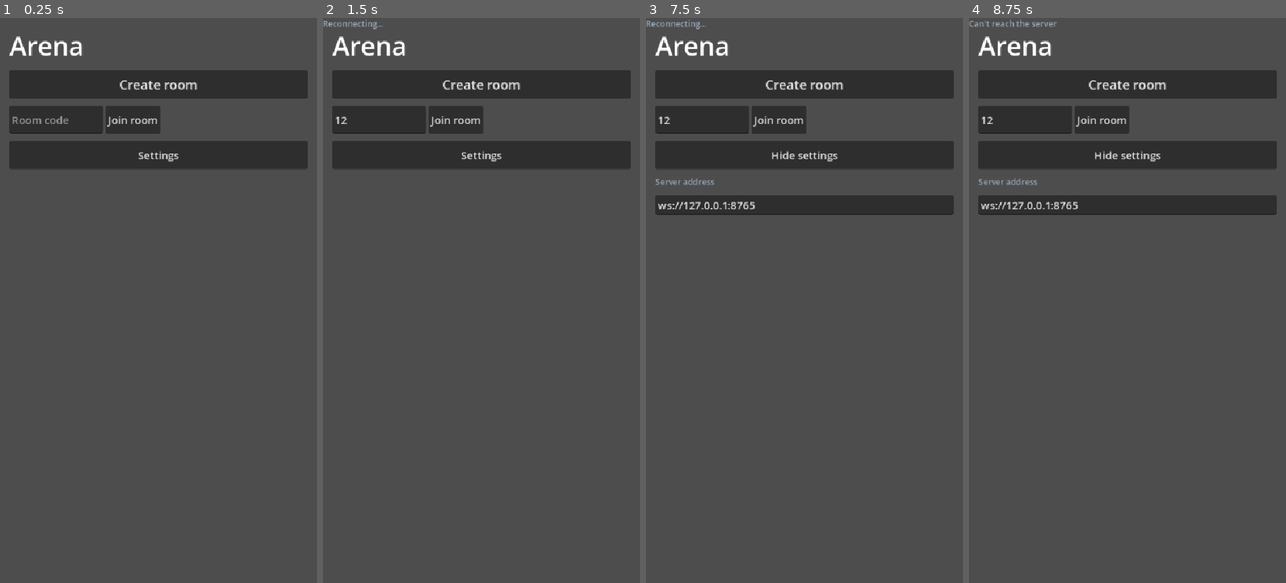
Above: before the commit, frames 1-4 (left to right).
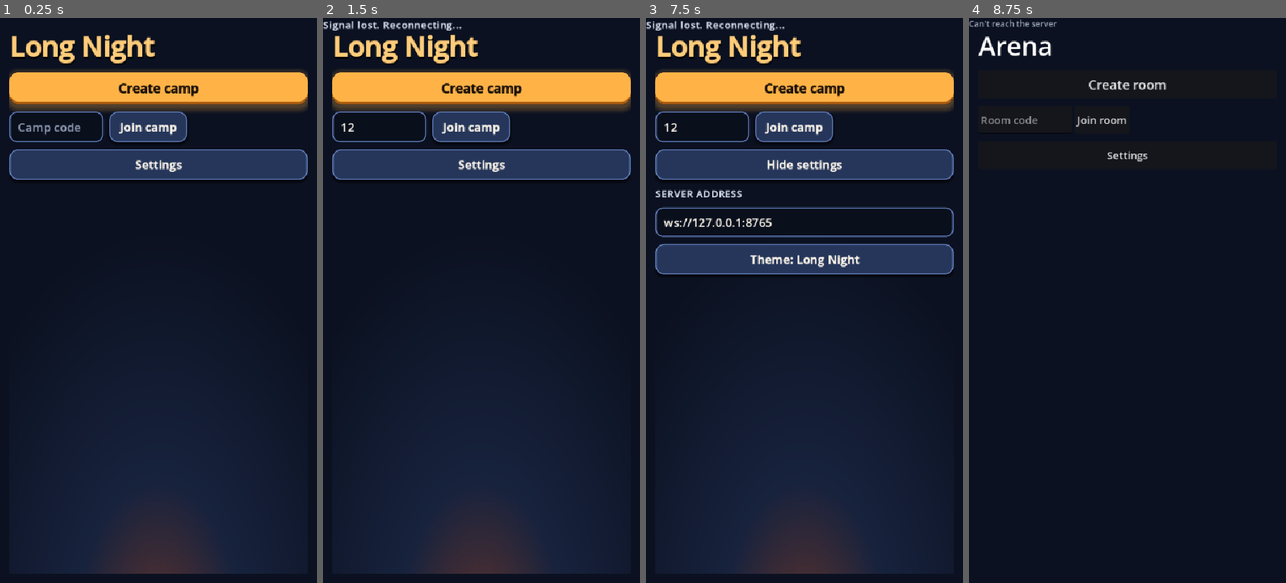
Above: after the commit, the same moments.

Repository: Corical/office-survivor
Game: Godot game, scene res://main.tscn
Two runs of this game, one before a commit and one after it. Both use one fixed random seed, a clock stepped at 60 frames per second and the inputs below.
Inputs (mouse positions are in pixels of both pictures, inside the frame that each line leads up to):
- Up to frame 1 (0.25 s): no input
- Up to frame 2 (1.5 s): click (380, 119) at 0.52 s; type "12" at 0.6 s; click (481, 85) at 1.25 s, where only the run before the commit has a clickable "Create room"
- Up to frame 3 (7.5 s): click (804, 85) at 2 s, where only the run after the commit has a clickable "Create camp"; click (804, 85) at 2.75 s, where only the run before the commit has a clickable "Create room"; click (804, 85) at 3.5 s, where only the run after the commit has a clickable "Create camp"; click (804, 85) at 4.25 s, where only the run before the commit has a clickable "Create room"; click (804, 85) at 5 s, where only the run after the commit has a clickable "Create camp"; click (779, 119) at 5.75 s, where only the run before the commit has a clickable "Join room"; click (794, 125) at 6.5 s, where only the run after the commit has a clickable "Join camp"; click "Settings" at 7.25 s
- Up to frame 4 (8.75 s): click (1127, 260) at 8 s, where only the run after the commit has a clickable "Theme: Long Night"

The runs differ from the first frame. In frame 1, 99% of the frame differs, in the area x 0-100%, y 0-100%; in frame 2, 99%; in frame 3, 99%; in frame 4, 99%.

Commit message:
🎨 feat: flash is the default theme; theme switch in settings restyles the live window
Co-Authored-By: Claude Sonnet 5.5 <noreply@anthropic.com>
Claude-Session: https://claude.ai/code/session_01CNJn7geHXacp18mafNspLv

Diff:
--- a/godot/autoload/themes.gd
+++ b/godot/autoload/themes.gd
@@ -22,5 +22,9 @@
 	return true
 
 
+func ids() -> Array:
+	return ThemeRegistry.ids()
+
+
 func icon(id: String) -> Texture2D:
 	return current.icons.get(id) if current else null
--- a/godot/main.gd
+++ b/godot/main.gd
@@ -24,8 +24,16 @@
 	add_child(_slot)
 	add_child(Overlay.new())
 	Feed.status_changed.connect(_route)
+	Themes.theme_changed.connect(_on_theme)
 	_route(Feed.status())
 	Intents.resume()                         # a stored seat resumes on launch
+
+
+## A new theme: restyle the whole window and rebuild the current screen in the new words.
+func _on_theme(_id: String) -> void:
+	theme = Themes.current.godot_theme
+	current_name = ""
+	_route(Feed.status())
 
 
 func _route(st: Dictionary) -> void:
--- a/godot/screens/title_screen.gd
+++ b/godot/screens/title_screen.gd
@@ -55,6 +55,10 @@
 		url.text = st.server_url
 		url.text_changed.connect(func(t): Intents.set_server_url(t))
 		col.add_child(url)
+		var ids: Array = Themes.ids()
+		var label := "%s: %s" % [Words.render("ui.theme"), Themes.current.title]
+		col.add_child(Ui.button(label, "theme_toggle", func():
+			Themes.use(ids[(ids.find(Themes.current.id) + 1) % ids.size()])))
 
 
 func _show(started: bool) -> void:
--- a/godot/themes/registry.gd
+++ b/godot/themes/registry.gd
@@ -3,7 +3,7 @@
 ## One line per theme. `preload` (not a directory listing) so exports carry the scripts. A new theme is a folder under
 ## themes/ with a theme.gd and words.po, plus one line here.
 
-const DEFAULT_ID := "placeholder"
+const DEFAULT_ID := "flash"          # the designed look; "placeholder" stays as the plain test theme
 const THEMES := {
 	"placeholder": preload("res://themes/placeholder/theme.gd"),
 	"flash": preload("res://themes/flash/theme.gd"),
